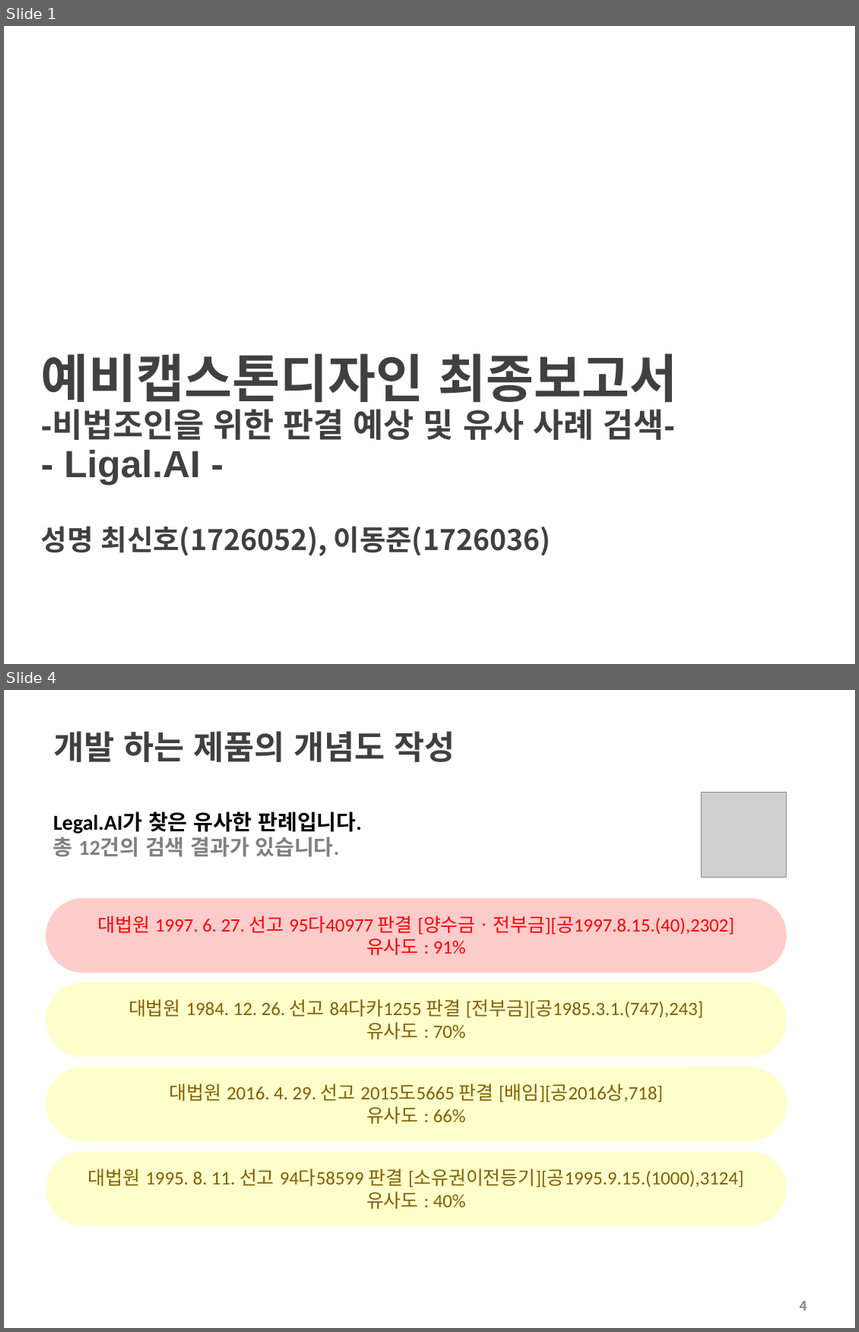
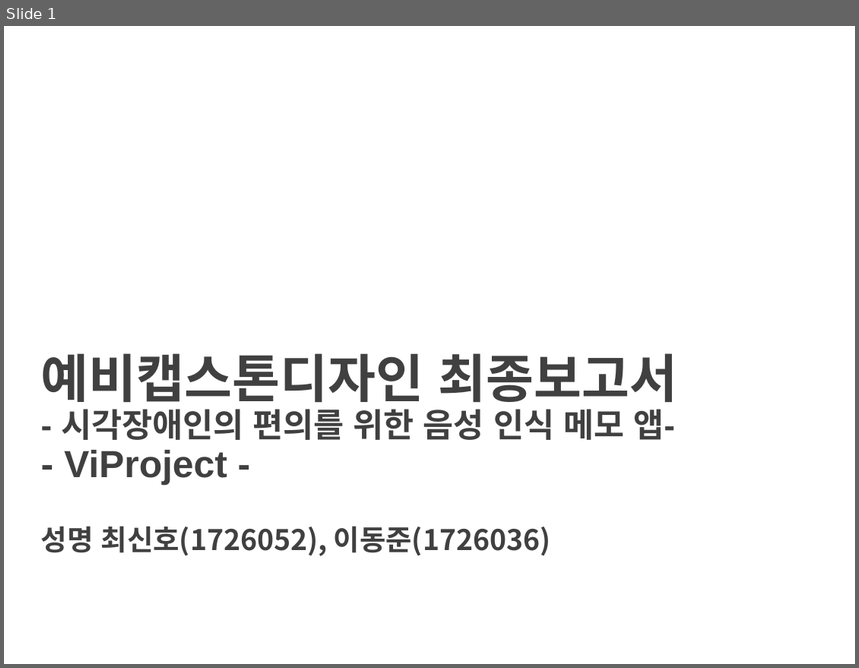
Before and after one commit to choisinho/capstone1, a slide deck: 2022-2-PreCapstoneDesign-최종보고서.pptx. Shown one above the other, each under a label of ours: slides 1 and 4 before the commit, slide 1 after it; the slides between them are not shown. The pictures are 859x1332 and 859x668 pixels, drawn with LibreOffice and Linux fonts; fonts in the diff are those of the drawing; grey boxes stand for pictures; background and template pictures are left out. Boxes give left, top, right and bottom in pixels: in the first picture for what was removed or moved away, otherwise in the second. Text is boxed around its words. In the diff, an @@ line names an element or a change of style, - is before the commit and + after.

```diff
--- a/2022-2-PreCapstoneDesign-최종보고서.pptx
+++ b/2022-2-PreCapstoneDesign-최종보고서.pptx
@@ slide 4 removed at (x1=4, y1=690, x2=855, y2=1328), background #FFFFFF @@
@@ title removed at (x1=53, y1=731, x2=455, y2=762) @@
-개발 하는 제품의 개념도 작성
@@ picture removed at (x1=702, y1=792, x2=787, y2=877) @@
@@ text removed at (x1=53, y1=812, x2=361, y2=857) @@
-Legal.AI가 찾은 유사한 판례입니다.
-총 12건의 검색 결과가 있습니다.
@@ rounded rectangle removed at (x1=46, y1=898, x2=787, y2=973) @@
-대법원 1997. 6. 27. 선고 95다40977 판결 [양수금ㆍ전부금][공1997.8.15.(40),2302]
-유사도 : 91%
@@ rounded rectangle removed at (x1=46, y1=983, x2=787, y2=1058) @@
-대법원 1984. 12. 26. 선고 84다카1255 판결 [전부금][공1985.3.1.(747),243]
-유사도 : 70%
@@ rounded rectangle removed at (x1=46, y1=1067, x2=787, y2=1142) @@
-대법원 2016. 4. 29. 선고 2015도5665 판결 [배임][공2016상,718]
-유사도 : 66%
@@ rounded rectangle removed at (x1=46, y1=1151, x2=787, y2=1227) @@
-대법원 1995. 8. 11. 선고 94다58599 판결 [소유권이전등기][공1995.9.15.(1000),3124]
-유사도 : 40%
@@ page number removed at (x1=800, y1=1301, x2=807, y2=1311) @@
-4
@@ slide 1 changed as well @@
@@ title at (x1=41, y1=354, x2=678, y2=485): text changed @@
-예비캡스톤디자인 최종보고서
--비법조인을 위한 판결 예상 및 유사 사례 검색-
-- Ligal.AI -
+예비캡스톤디자인 최종보고서
+- 시각장애인의 편의를 위한 음성 인식 메모 앱-
+- ViProject -
```
Also in this commit, not shown: 1 other slide changed, 3 slides added, 1 other slide removed, 3 other files.
